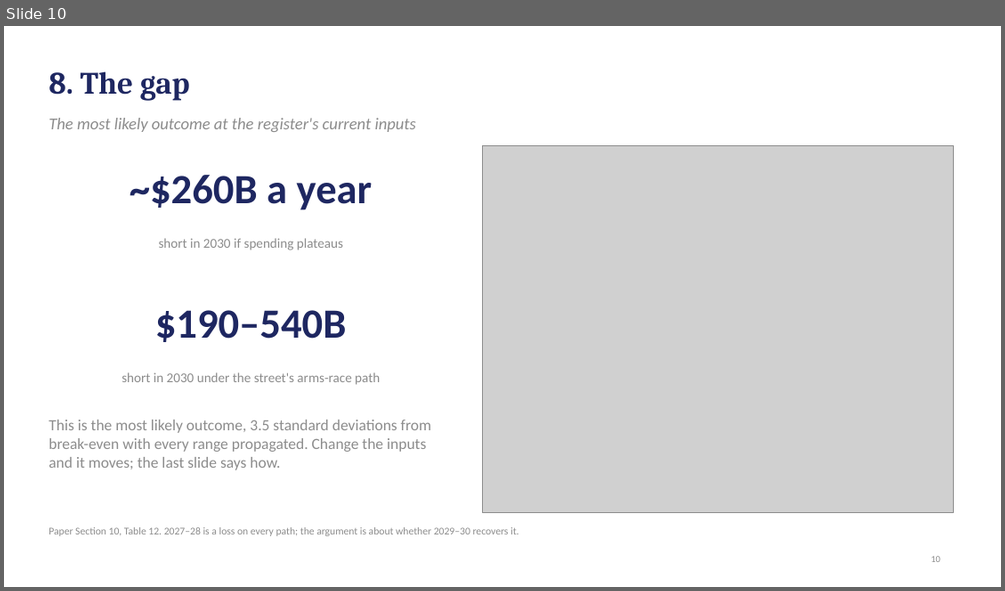
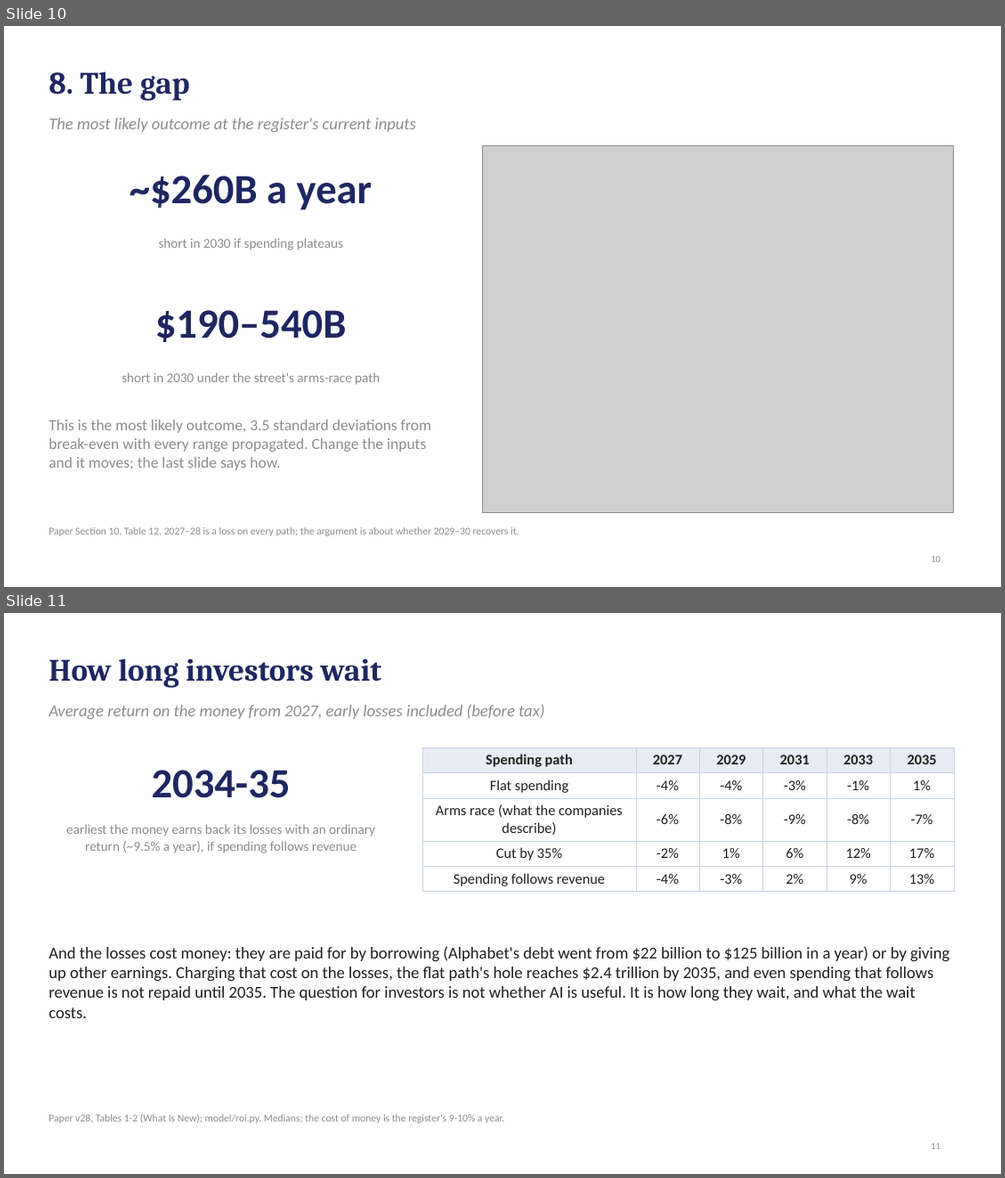
Before and after one commit to desfitz/ai-compute-limits, a slide deck: paper/easy_deck_v29.pptx. Shown one above the other, each under a label of ours: slide 10 before the commit, slides 10 and 11 after it. The pictures are 1005x591 and 1005x1178 pixels, drawn with LibreOffice and Linux fonts; fonts in the diff are those of the drawing; grey boxes stand for pictures. Boxes give left, top, right and bottom in pixels: in the first picture for what was removed or moved away, otherwise in the second. Text is boxed around its words. In the diff, an @@ line names an element or a change of style, - is before the commit and + after.

```diff
--- a/paper/easy_deck_v29.pptx
+++ b/paper/easy_deck_v29.pptx
@@ slide 11 added at (x1=4, y1=613, x2=1001, y2=1174), background #FFFFFF @@
@@ title added at (x1=48, y1=658, x2=382, y2=688), 30 pt, text #1E2761, bold @@
+How long investors wait
@@ text added at (x1=48, y1=704, x2=544, y2=719), 16 pt, text #8C8C8C, italic @@
+Average return on the money from 2027, early losses included (before tax)
@@ text added at (x1=152, y1=770, x2=291, y2=798), 40 pt, text #1E2761, bold @@
+2034-35
@@ table added at (x1=423, y1=747, x2=954, y2=890), 5 rows, 6 columns @@
+Spending path | 2027 | 2029 | 2031 | 2033 | 2035
+Flat spending | -4% | -4% | -3% | -1% | 1%
+Arms race (what the companies describe) | -6% | -8% | -9% | -8% | -7%
+Cut by 35% | -2% | 1% | 6% | 12% | 17%
+Spending follows revenue | -4% | -3% | 2% | 9% | 13%
@@ text added at (x1=66, y1=824, x2=375, y2=853), 13 pt, text #8C8C8C @@
+earliest the money earns back its losses with an ordinary return (~9.5% a year), if spending follows revenue
@@ text added at (x1=48, y1=946, x2=949, y2=1018), 16 pt, text #1F1F1F @@
+And the losses cost money: they are paid for by borrowing (Alphabet's debt went from $22 billion to $125 billion in a year) or by giving up other earnings. Charging that cost on the losses, the flat path's hole reaches $2.4 trillion by 2035, and even spending that follows revenue is not repaid until 2035. The question for investors is not whether AI is useful. It is how long they wait, and what the wait costs.
@@ text added at (x1=48, y1=1114, x2=504, y2=1123), 10 pt, text #8C8C8C @@
+Paper v28, Tables 1-2 (What Is New); model/roi.py. Medians; the cost of money is the register's 9-10% a year.
@@ page number added at (x1=930, y1=1143, x2=940, y2=1149), 9 pt, text #8C8C8C @@
+11
```
Also in this commit, not shown: 2 slides changed, 5 other files.
